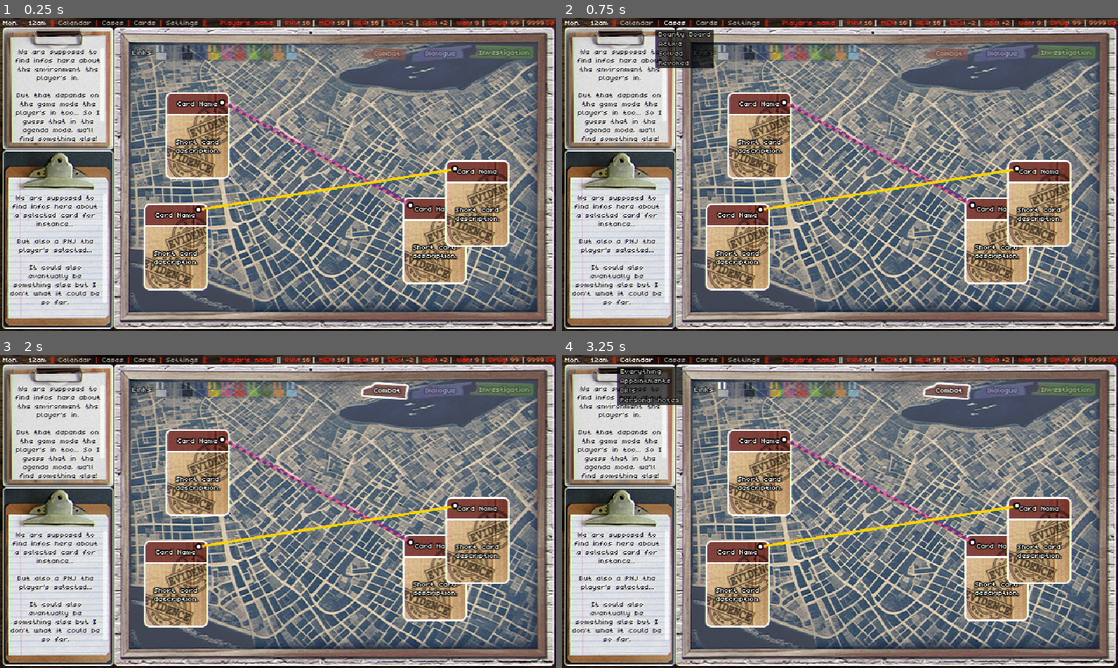
Above: before the commit, frames 1-4 (two rows, left to right).
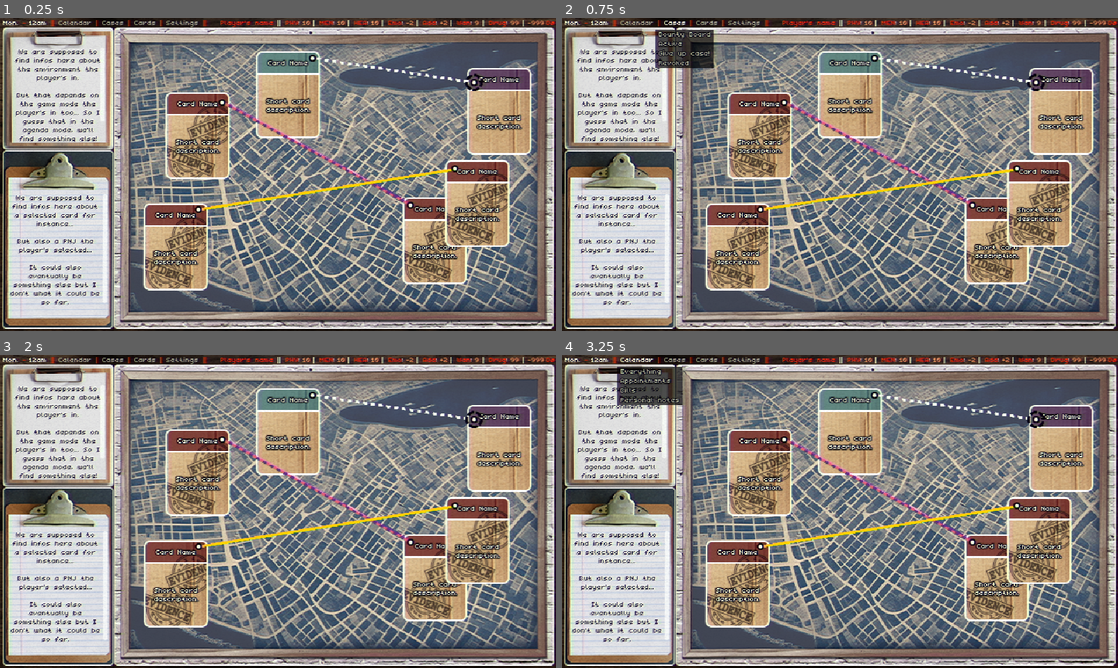
Above: after the commit, the same moments.

Repository: DomestiqueBaston/MY_ROLE_IN_THE_GRAND_SCHEME
Game: Godot game, scene res://SCENES/Quest.tscn
The game is run twice, just before and just after one commit, with the same random seed, the same clock (stepped at 60 frames per second) and the same inputs. This scene is started directly instead of the project's main scene.
Inputs (mouse positions are in pixels of both pictures, inside the frame that each line leads up to):
- Up to frame 1 (0.25 s): no input
- Up to frame 2 (0.75 s): click "Cases" at 0.5 s
- Up to frame 3 (2 s): click (394, 389) at 1.27 s
- Up to frame 4 (3.25 s): click (723, 386) at 2.02 s; click "Calendar" at 2.75 s

The runs differ from the first frame. In frame 1, 8.0% of the frame differs, in the area x 23-96%, y 0-44%; in frame 2, 8.0%; in frame 3, 8.1%; in frame 4, 8.1%.

Commit message:
Still reworking rules, etc.

Diff:
--- a/MY ROLE IN THE GRAND SCHEME/SCENES/Card.tscn
+++ b/MY ROLE IN THE GRAND SCHEME/SCENES/Card.tscn
@@ -54,7 +54,7 @@
 "start_offset": 0.0,
 "stream": ExtResource("7_ofh61")
 }],
-"times": PackedFloat32Array(0.0666667)
+"times": PackedFloat32Array(0)
 }
 tracks/2/use_blend = true
 
@@ -125,7 +125,7 @@
 "start_offset": 0.0,
 "stream": ExtResource("6_1yy8m")
 }],
-"times": PackedFloat32Array(0.0666667)
+"times": PackedFloat32Array(0)
 }
 tracks/2/use_blend = true
 
--- a/MY ROLE IN THE GRAND SCHEME/SCENES/Interaction.tscn
+++ b/MY ROLE IN THE GRAND SCHEME/SCENES/Interaction.tscn
@@ -7,7 +7,6 @@
 [ext_resource type="PackedScene" uid="uid://bpp2q1gpqxlx1" path="res://SCENES/Card.tscn" id="3_iytka"]
 [ext_resource type="PackedScene" uid="uid://8r7milsx8op" path="res://SCENES/Oops_Lets_Go.tscn" id="5_raou3"]
 [ext_resource type="PackedScene" uid="uid://cdd2r2s4fujkx" path="res://SCENES/Bottom_Left_Info_Long.tscn" id="5_v7ec1"]
-[ext_resource type="PackedScene" uid="uid://cnlr811vrm1fk" path="res://SCENES/Inv_Dia_Com.tscn" id="6_heit8"]
 [ext_resource type="PackedScene" uid="uid://hl8yhfvhjhtn" path="res://SCENES/Top_Bar.tscn" id="7_2be8g"]
 [ext_resource type="PackedScene" uid="uid://dldk5itfc6prx" path="res://SCENES/Top_Left_Screen.tscn" id="8_10wmg"]
 [ext_resource type="PackedScene" uid="uid://bnkco2tyaesue" path="res://SCENES/Global_Shader_Overlay.tscn" id="8_segon"]
@@ -332,8 +331,6 @@
 
 [node name="Oops_LetsGo_Buttons" parent="." instance=ExtResource("5_raou3")]
 metadata/_edit_lock_ = true
-
-[node name="Inv_Dia_Com" parent="." instance=ExtResource("6_heit8")]
 
 [node name="Bottom_Left_Info_Long" parent="." instance=ExtResource("5_v7ec1")]
 
--- a/MY ROLE IN THE GRAND SCHEME/SCENES/Pin.tscn
+++ b/MY ROLE IN THE GRAND SCHEME/SCENES/Pin.tscn
@@ -11,8 +11,7 @@
 anchors_preset = 0
 offset_right = 8.0
 offset_bottom = 8.0
-tooltip_text = "Left click to move
-Right click to delete"
+tooltip_text = "Left click to move"
 theme = ExtResource("1_srh0y")
 metadata/_edit_lock_ = true
 
--- /dev/null
+++ b/MY ROLE IN THE GRAND SCHEME/SCENES/Player_Place.tscn
@@ -0,0 +1,83 @@
+[gd_scene load_steps=8 format=3 uid="uid://euyms52mpy48"]
+
+[ext_resource type="Theme" uid="uid://dyiybdqrfra0p" path="res://UI/Generic_Theme.tres" id="1_efxgk"]
+[ext_resource type="Texture2D" uid="uid://xjwjfkatpljx" path="res://GRAPHICS/UI/Player_Place.png" id="2_cf184"]
+[ext_resource type="Texture2D" uid="uid://bttgel1ek480w" path="res://GRAPHICS/UI/Pin.png" id="3_cldar"]
+
+[sub_resource type="CircleShape2D" id="CircleShape2D_bfoqd"]
+
+[sub_resource type="Animation" id="Animation_4gwmr"]
+length = 0.001
+tracks/0/type = "value"
+tracks/0/imported = false
+tracks/0/enabled = true
+tracks/0/path = NodePath("Ring:rotation")
+tracks/0/interp = 1
+tracks/0/loop_wrap = true
+tracks/0/keys = {
+"times": PackedFloat32Array(0),
+"transitions": PackedFloat32Array(1),
+"update": 0,
+"values": [0.0]
+}
+
+[sub_resource type="Animation" id="Animation_3mb1w"]
+resource_name = "Rotation"
+length = 2.00001
+loop_mode = 1
+step = 0.0666667
+tracks/0/type = "value"
+tracks/0/imported = false
+tracks/0/enabled = true
+tracks/0/path = NodePath("Ring:rotation")
+tracks/0/interp = 1
+tracks/0/loop_wrap = true
+tracks/0/keys = {
+"times": PackedFloat32Array(0, 2, 2.06667),
+"transitions": PackedFloat32Array(1, 1, 1),
+"update": 0,
+"values": [0.0, 6.0805, 6.28319]
+}
+
+[sub_resource type="AnimationLibrary" id="AnimationLibrary_0d3ra"]
+_data = {
+"RESET": SubResource("Animation_4gwmr"),
+"Rotation": SubResource("Animation_3mb1w")
+}
+
+[node name="Player_Place" type="Control"]
+layout_mode = 3
+anchors_preset = 0
+offset_right = 8.0
+offset_bottom = 8.0
+tooltip_text = "You are here!"
+theme = ExtResource("1_efxgk")
+metadata/_edit_lock_ = true
+
+[node name="Ring" type="Sprite2D" parent="."]
+position = Vector2(4, 4)
+scale = Vector2(0.25, 0.25)
+texture = ExtResource("2_cf184")
+metadata/_edit_lock_ = true
+
+[node name="Pin" type="Sprite2D" parent="."]
+texture = ExtResource("3_cldar")
+centered = false
+metadata/_edit_lock_ = true
+
+[node name="Collider" type="Area2D" parent="."]
+visible = false
+collision_layer = 4
+collision_mask = 18
+metadata/_edit_lock_ = true
+
+[node name="Pin" type="CollisionShape2D" parent="Collider"]
+position = Vector2(4, 4)
+shape = SubResource("CircleShape2D_bfoqd")
+metadata/_edit_lock_ = true
+
+[node name="Animation" type="AnimationPlayer" parent="."]
+libraries = {
+"": SubResource("AnimationLibrary_0d3ra")
+}
+autoplay = "Rotation"
--- a/MY ROLE IN THE GRAND SCHEME/SCENES/Quest.tscn
+++ b/MY ROLE IN THE GRAND SCHEME/SCENES/Quest.tscn
@@ -1,20 +1,21 @@
-[gd_scene load_steps=14 format=3 uid="uid://cermbgl0xllko"]
+[gd_scene load_steps=15 format=3 uid="uid://cermbgl0xllko"]
 
 [ext_resource type="Texture2D" uid="uid://dfip5xqaa5ypt" path="res://GRAPHICS/QUESTS/Quest_BG.png" id="1_5t8kf"]
 [ext_resource type="Script" path="res://SCRIPTS/Title.gd" id="1_6ou7q"]
-[ext_resource type="PackedScene" uid="uid://cnlr811vrm1fk" path="res://SCENES/Inv_Dia_Com.tscn" id="2_x7w3h"]
 [ext_resource type="PackedScene" uid="uid://hl8yhfvhjhtn" path="res://SCENES/Top_Bar.tscn" id="3_1pxmd"]
 [ext_resource type="PackedScene" uid="uid://bpp2q1gpqxlx1" path="res://SCENES/Card.tscn" id="4_nkome"]
 [ext_resource type="Texture2D" uid="uid://bnu1fhdrsb6m6" path="res://GRAPHICS/UI/Plein_Jaune.png" id="5_75utw"]
+[ext_resource type="Texture2D" uid="uid://bng8mdjv28u6h" path="res://GRAPHICS/UI/Pointille_Blanc_Transparent.png" id="5_gsfxi"]
 [ext_resource type="PackedScene" uid="uid://dauwh3vjh26kl" path="res://SCENES/Top_Left_Info.tscn" id="5_u6ur1"]
 [ext_resource type="PackedScene" uid="uid://codd8oehsbdvn" path="res://SCENES/Bottom_Left_Info_Short.tscn" id="6_6a8nk"]
+[ext_resource type="PackedScene" uid="uid://euyms52mpy48" path="res://SCENES/Player_Place.tscn" id="7_hutwy"]
 [ext_resource type="PackedScene" uid="uid://6h0vwfyh2npe" path="res://SCENES/Links_Buttons.tscn" id="8_lfs84"]
 [ext_resource type="Texture2D" uid="uid://dum31gxvr6ubj" path="res://GRAPHICS/UI/Pointille_Violet_Rose.png" id="8_yqmfx"]
 [ext_resource type="PackedScene" uid="uid://cmdruf4bxouoa" path="res://SCENES/Pin.tscn" id="10_13y24"]
 [ext_resource type="PackedScene" uid="uid://bnkco2tyaesue" path="res://SCENES/Global_Shader_Overlay.tscn" id="11_c2c0c"]
 
 [sub_resource type="RectangleShape2D" id="RectangleShape2D_lenic"]
-size = Vector2(470, 287)
+size = Vector2(470, 308)
 
 [node name="Quest" type="Node2D"]
 script = ExtResource("1_6ou7q")
@@ -32,7 +33,7 @@
 metadata/_edit_lock_ = true
 
 [node name="Playground" type="CollisionShape2D" parent="Playground_Collider"]
-position = Vector2(383, 194.5)
+position = Vector2(383, 184)
 shape = SubResource("RectangleShape2D_lenic")
 metadata/_edit_lock_ = true
 
@@ -51,10 +52,45 @@
 [node name="Card4" parent="TMP" instance=ExtResource("4_nkome")]
 position = Vector2(165, 213)
 
+[node name="Card5" parent="TMP" instance=ExtResource("4_nkome")]
+position = Vector2(294, 38)
+
+[node name="Combat" parent="TMP/Card5/Card_Mask/Card_BG/Card_Color" index="0"]
+visible = false
+
+[node name="Pnj" parent="TMP/Card5/Card_Mask/Card_BG/Card_Color" index="6"]
+visible = true
+
+[node name="Carte_Evidence" parent="TMP/Card5/Card_Mask/Card_BG" index="1"]
+visible = false
+
+[node name="Card6" parent="TMP" instance=ExtResource("4_nkome")]
+position = Vector2(537, 57)
+
+[node name="Combat" parent="TMP/Card6/Card_Mask/Card_BG/Card_Color" index="0"]
+visible = false
+
+[node name="Lieu" parent="TMP/Card6/Card_Mask/Card_BG/Card_Color" index="5"]
+visible = true
+
+[node name="Carte_Evidence" parent="TMP/Card6/Card_Mask/Card_BG" index="1"]
+visible = false
+
 [node name="Lien_Pointillé_Exemple" type="Line2D" parent="TMP"]
 points = PackedVector2Array(256, 97, 472, 215)
 width = 3.0
 texture = ExtResource("8_yqmfx")
+texture_mode = 1
+begin_cap_mode = 2
+end_cap_mode = 2
+round_precision = 3
+metadata/_edit_lock_ = true
+
+[node name="Lien_Pointillé_Blanc_Exemple" type="Line2D" parent="TMP"]
+position = Vector2(-54, 96)
+points = PackedVector2Array(599, -22, 413, -50)
+width = 3.0
+texture = ExtResource("5_gsfxi")
 texture_mode = 1
 begin_cap_mode = 2
 end_cap_mode = 2
@@ -95,14 +131,31 @@
 offset_right = 527.0
 offset_bottom = 177.0
 
+[node name="Pin_5" parent="TMP" instance=ExtResource("10_13y24")]
+offset_left = 355.0
+offset_top = 42.0
+offset_right = 363.0
+offset_bottom = 50.0
+
+[node name="Pin_6" parent="TMP" instance=ExtResource("10_13y24")]
+offset_left = 541.0
+offset_top = 70.0
+offset_right = 549.0
+offset_bottom = 78.0
+
+[node name="Player_Place" parent="TMP" instance=ExtResource("7_hutwy")]
+offset_left = 541.0
+offset_top = 70.0
+offset_right = 549.0
+offset_bottom = 78.0
+
 [node name="Top_Left_Info" parent="." instance=ExtResource("5_u6ur1")]
 metadata/_edit_lock_ = true
 
 [node name="Bottom_Left_Info" parent="." instance=ExtResource("6_6a8nk")]
 
 [node name="Links_Buttons" parent="." instance=ExtResource("8_lfs84")]
-
-[node name="Inv_Dia_Com" parent="." instance=ExtResource("2_x7w3h")]
+visible = false
 
 [node name="Top_Bar" parent="." instance=ExtResource("3_1pxmd")]
 
@@ -113,3 +166,5 @@
 [editable path="TMP/Card2"]
 [editable path="TMP/Card3"]
 [editable path="TMP/Card4"]
+[editable path="TMP/Card5"]
+[editable path="TMP/Card6"]
--- a/MY ROLE IN THE GRAND SCHEME/SCENES/Top_Bar.tscn
+++ b/MY ROLE IN THE GRAND SCHEME/SCENES/Top_Bar.tscn
@@ -86,7 +86,7 @@
 text = " |"
 metadata/_edit_lock_ = true
 
-[node name="Quests" type="MenuButton" parent="Menus"]
+[node name="Cases" type="MenuButton" parent="Menus"]
 layout_mode = 2
 offset_left = 107.0
 offset_top = -3.0
@@ -99,7 +99,7 @@
 popup/item_0/text = "Bounty Board"
 popup/item_1/text = "Active"
 popup/item_1/id = 1
-popup/item_2/text = "Solved"
+popup/item_2/text = "Give up case!"
 popup/item_2/id = 2
 popup/item_3/text = "Revoked"
 popup/item_3/id = 3
@@ -308,6 +308,6 @@
 offset_right = 352.0
 offset_bottom = 8.0
 theme_override_colors/font_color = Color(1, 0.533333, 0.392157, 1)
-text = "9999"
+text = "-999"
 horizontal_alignment = 2
 metadata/_edit_lock_ = true
--- a/MY ROLE IN THE GRAND SCHEME/project.godot
+++ b/MY ROLE IN THE GRAND SCHEME/project.godot
@@ -23,6 +23,7 @@
 
 window/size/viewport_width=640
 window/size/viewport_height=360
+window/size/mode=4
 window/size/always_on_top=true
 window/size/window_width_override=1280
 window/size/window_height_override=720
Binary file added: MY ROLE IN THE GRAND SCHEME/GRAPHICS/UI/Player_Place.png
Not shown, added: MY ROLE IN THE GRAND SCHEME/GRAPHICS/UI/Player_Place.png.import
Binary file added: MY ROLE IN THE GRAND SCHEME/GRAPHICS/UI/Pointille_Blanc_Transparent.png
Not shown, added: MY ROLE IN THE GRAND SCHEME/GRAPHICS/UI/Pointille_Blanc_Transparent.png.import
Not shown: 1 places in MY ROLE IN THE GRAND SCHEME/SCENES/Interaction.tscn that only renumber resources
Not shown, changed: DOCS/Nouveau_système_v10.md
Not shown, changed: DOCS/Nouveau_système_v10.odt
